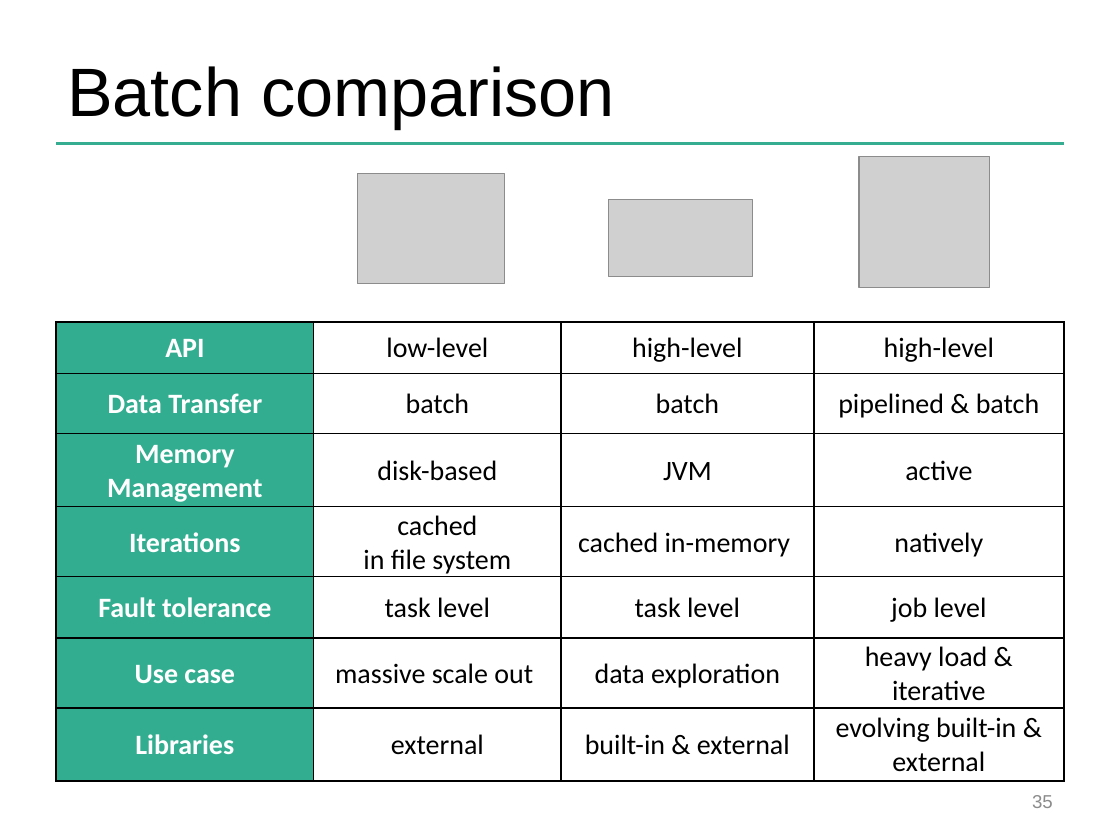
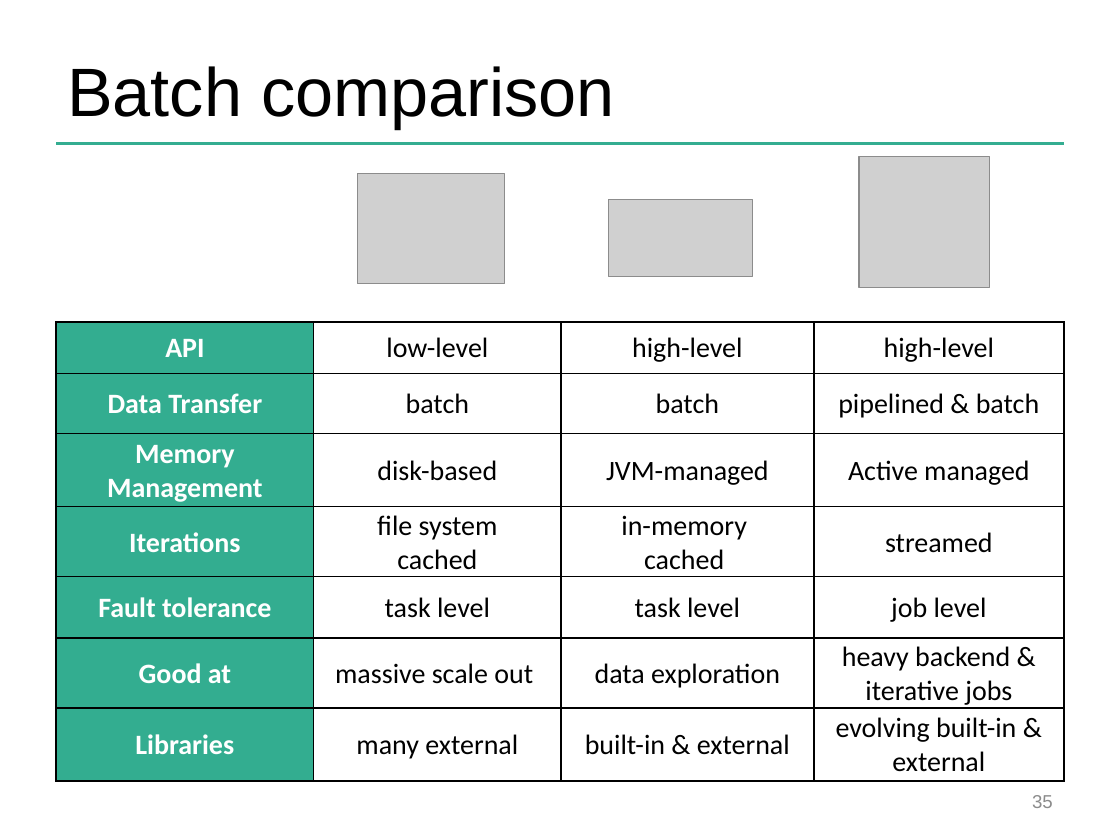
Before and after one commit to dataArtisans/flink-training-web, a slide deck: slide 35 of slides/flink_overview.pptx. Drawn at 1120x840 pixels with LibreOffice and Linux fonts; fonts in the diff are those of the drawing; grey boxes stand for pictures; background and template pictures are left out. Boxes give left, top, right and bottom in pixels: in the first picture for what was removed or moved away, otherwise in the second. Text is boxed around its words. In the diff, an @@ line names an element or a change of style, - is before the commit and + after.

```diff
--- a/slides/flink_overview.pptx
+++ b/slides/flink_overview.pptx
@@ table at (56,321,1064,778) @@
-row 3, column 3: JVM
+row 3, column 3: JVM-managed
-row 3, column 4: active
+row 3, column 4: Active managed
-row 4: Iterations | cached / in file system | cached in-memory | natively
+row 4: Iterations | file system / cached | in-memory cached | streamed
-row 6, column 1: Use case
+row 6, column 1: Good at
-row 6, column 4: heavy load & iterative
+row 6, column 4: heavy backend & iterative jobs
-row 7, column 2: external
+row 7, column 2: many external
```
Also in this commit, not shown: 2 other slides changed.
